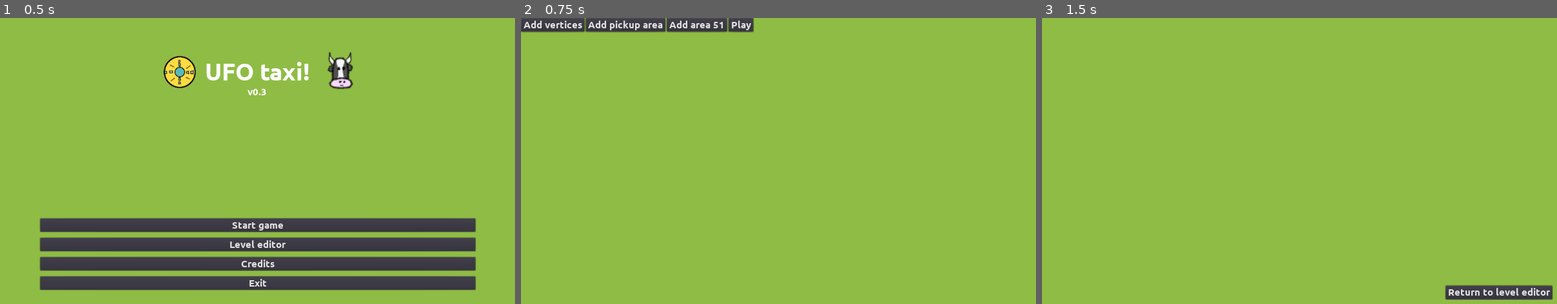
Above: before the commit, frames 1-3 (left to right).
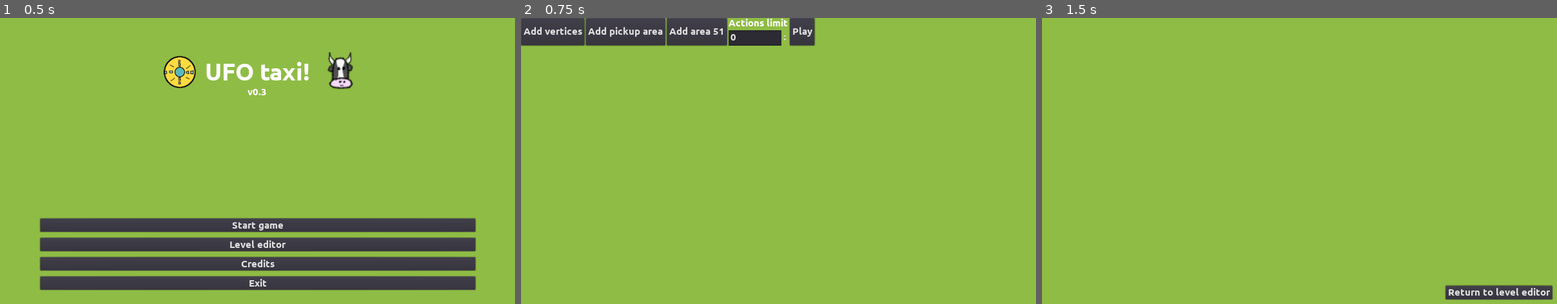
Above: after the commit, the same moments.

Repository: moisesjbc/ufo-taxi
Game: Godot game, scene res://menus/main_menu/main_menu.tscn
Two runs of this game, one before a commit and one after it. Both use one fixed random seed, a clock stepped at 60 frames per second and the inputs below.
Inputs:
- Up to frame 1 (0.5 s): no input
- Up to frame 2 (0.75 s): click "Level editor" at 0.5 s
- Up to frame 3 (1.5 s): click "Play" at 1.25 s

Frame 1 is identical in both runs. In frame 2, 4.0% of the frame differs, in the area x 0-58%, y 0-10%; in frame 3, nothing differs.
Error in both runs: Invalid get index '0' (on base: 'Array'). (res://gameplay/player/player.gd:20)

Commit message:
Level editor - Added actions limit setter

Diff:
--- a/godot-project/level_editor/main/level_editor.tscn
+++ b/godot-project/level_editor/main/level_editor.tscn
@@ -27,31 +27,46 @@
 
 [node name="add_vertices_button" type="Button" parent="state_machine/idle/tools_container"]
 margin_right = 158.0
-margin_bottom = 34.0
+margin_bottom = 108.0
 text = "Add vertices"
 
 [node name="clear_vertices_button" type="Button" parent="state_machine/idle/tools_container"]
 margin_left = 162.0
 margin_right = 334.0
-margin_bottom = 34.0
+margin_bottom = 108.0
 text = "Clear vertices"
 
 [node name="add_pickup_area_button" type="Button" parent="state_machine/idle/tools_container"]
 margin_left = 338.0
 margin_right = 536.0
-margin_bottom = 34.0
+margin_bottom = 108.0
 text = "Add pickup area"
 
 [node name="add_area_51_area" type="Button" parent="state_machine/idle/tools_container"]
 margin_left = 540.0
 margin_right = 689.0
-margin_bottom = 34.0
+margin_bottom = 108.0
 text = "Add area 51"
 
+[node name="actions_limit_container" type="VBoxContainer" parent="state_machine/idle/tools_container"]
+margin_left = 693.0
+margin_right = 841.0
+margin_bottom = 108.0
+
+[node name="actions_limit_label" type="Label" parent="state_machine/idle/tools_container/actions_limit_container"]
+margin_right = 148.0
+margin_bottom = 28.0
+text = "Actions limit"
+
+[node name="actions_limit_input" type="SpinBox" parent="state_machine/idle/tools_container/actions_limit_container"]
+margin_top = 32.0
+margin_right = 148.0
+margin_bottom = 70.0
+
 [node name="play_button" type="Button" parent="state_machine/idle/tools_container"]
-margin_left = 693.0
-margin_right = 754.0
-margin_bottom = 34.0
+margin_left = 845.0
+margin_right = 906.0
+margin_bottom = 108.0
 text = "Play"
 
 [node name="add_vertices" type="Node2D" parent="state_machine"]
--- a/godot-project/level_editor/main/state_machine/idle.gd
+++ b/godot-project/level_editor/main/state_machine/idle.gd
@@ -35,11 +35,14 @@
 	level_editor.get_node('path').remove_all_nodes()
 
 
+
 func _on_add_pickup_area_button_pressed():
 	add_object(pickup_area_scene, level_editor.get_node('pickup_areas_container'))
 
+
 func _on_add_area_51_area_pressed():
 	add_object(area_51_scene, level_editor.get_node('area_51_container'))
+
 
 func add_object(object_scene, objects_container):
 	var object = object_scene.instance()
@@ -74,6 +77,8 @@
 		level_dict['area_51_positions'].push_back(area_51.global_position)
 		area_51.visible = false
 	level_dict['n_remaining_actions'] = null
+	if $tools_container/actions_limit_container/actions_limit_input.value > 0:
+		level_dict['n_remaining_actions'] = $tools_container/actions_limit_container/actions_limit_input.value
 	level_dict['texts'] = []
 
 	level_editor.get_node('path').visible = false
